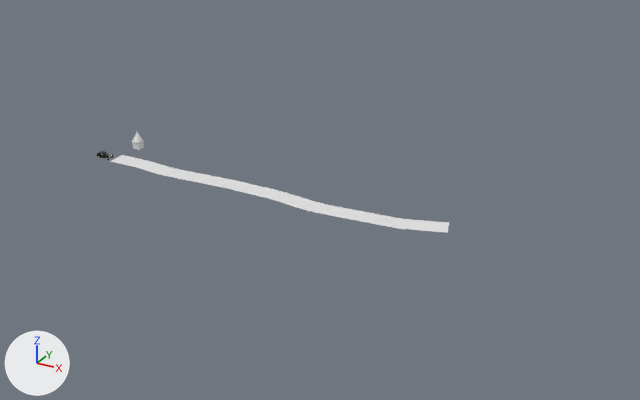
The Blender file blend/main.blend as it was, and as the next commit left it.
Before and after are seen from a 50 mm camera at (143.9, -156.7, 79.2) aimed at (55.1, 4.7, -1.5). The lights are fixed; the arrows at lower left show +X, +Y and +Z.

The first picture shows 'car', 'road'.
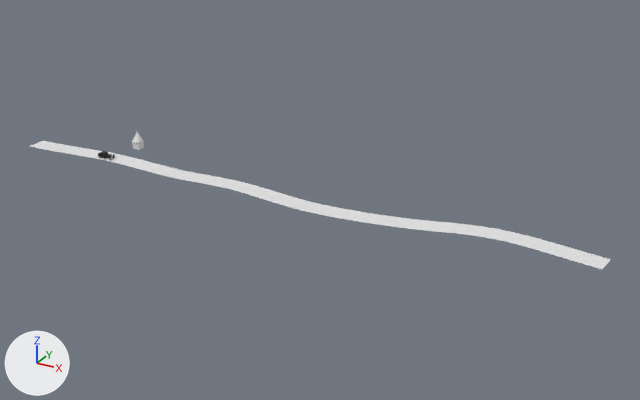
Commit message: smoothed bezier path for car

Diff of the bpy script that builds the scene:
```diff
--- a/blend/main.blend.py
+++ b/blend/main.blend.py
@@ cu_beziercurve @@
 cu_beziercurve.dimensions = '3D'
-_sp = cu_beziercurve.splines.new('BEZIER'); _sp.bezier_points.add(7)
-_sp.bezier_points.foreach_set('co', [0.662, 0.0, 0.0, 7.288, 0.0, 0.0, 16.77, -1.073, 0.0, 33.2, -0.338, 0.0, 45.77, -0.592, 0.0, 57.9, -2.243, 0.0, 77.9, -0.846, 0.0, 87.49, 2.202, 0.0])
-_sp.bezier_points.foreach_set('handle_left', [-0.045, -0.0291, 0.0, 6.288, 0.0, 0.0, 15.77, -1.073, 0.0, 32.2, -0.338, 0.0, 44.77, -0.592, 0.0, 56.9, -2.243, 0.0, 76.97, -1.191, 0.0, 86.55, 1.856, 0.0])
-_sp.bezier_points.foreach_set('handle_right', [1.368, 0.0291, 0.0, 8.288, 0.0, 0.0, 17.77, -1.073, 0.0, 34.2, -0.338, 0.0, 46.77, -0.592, 0.0, 58.9, -2.243, 0.0, 78.84, -0.501, 0.0, 88.43, 2.547, 0.0])
-for _p, _l, _r in zip(_sp.bezier_points, ['ALIGNED', 'ALIGNED', 'ALIGNED', 'ALIGNED', 'ALIGNED', 'ALIGNED', 'ALIGNED', 'ALIGNED'], ['ALIGNED', 'ALIGNED', 'ALIGNED', 'ALIGNED', 'ALIGNED', 'ALIGNED', 'ALIGNED', 'ALIGNED']): _p.handle_left_type = _l; _p.handle_right_type = _r
+_sp = cu_beziercurve.splines.new('BEZIER'); _sp.bezier_points.add(6)
+_sp.bezier_points.foreach_set('co', [-24.47, -1.769, 0.0, -4.537, -0.107, 0.0, 16.77, -1.073, 0.0, 33.2, -0.338, 0.0, 58.1, -2.711, 0.0, 87.49, 2.202, 0.0, 119.5, 1.202, 0.0])
+_sp.bezier_points.foreach_set('handle_left', [-25.18, -1.794, 0.0, -5.244, -0.133, 0.0, 11.39, -0.887, 0.0, 27.22, -0.405, 0.0, 51.04, -2.882, 0.0, 77.99, -0.816, 0.0, 108.6, 2.424, 0.0])
+_sp.bezier_points.foreach_set('handle_right', [-15.51, -1.44, 0.0, 4.43, 0.221, 0.0, 22.58, -1.274, 0.0, 41.37, -0.247, 0.0, 67.83, -2.475, 0.0, 99.43, 5.992, 0.0, 120.5, 1.09, 0.0])
+for _p, _l, _r in zip(_sp.bezier_points, ['ALIGNED', 'ALIGNED', 'ALIGNED', 'ALIGNED', 'ALIGNED', 'ALIGNED', 'ALIGNED'], ['ALIGNED', 'ALIGNED', 'ALIGNED', 'ALIGNED', 'ALIGNED', 'ALIGNED', 'ALIGNED']): _p.handle_left_type = _l; _p.handle_right_type = _r
 _sp.order_u = 0
@@ ob_car @@
 ob_car = bpy.data.objects.new('car', None)
-ob_car.location = (-1.0, -0.3, 0.0)
+ob_car.location = (-0.7, -0.1, 0.0)
 ob_car.rotation_euler = (0.0, 0.0, 1.602)  # degrees (0, 0, 92)
```

Location of each change, [x1, y1, x2, y2] in pixels of the pictures (640 x 400 px):
'road', reshaped (71% wider, 65% taller): before [110, 155, 449, 233]; after [29, 141, 611, 270]
'car', moved: before [97, 151, 113, 160]; after [98, 151, 115, 160]
